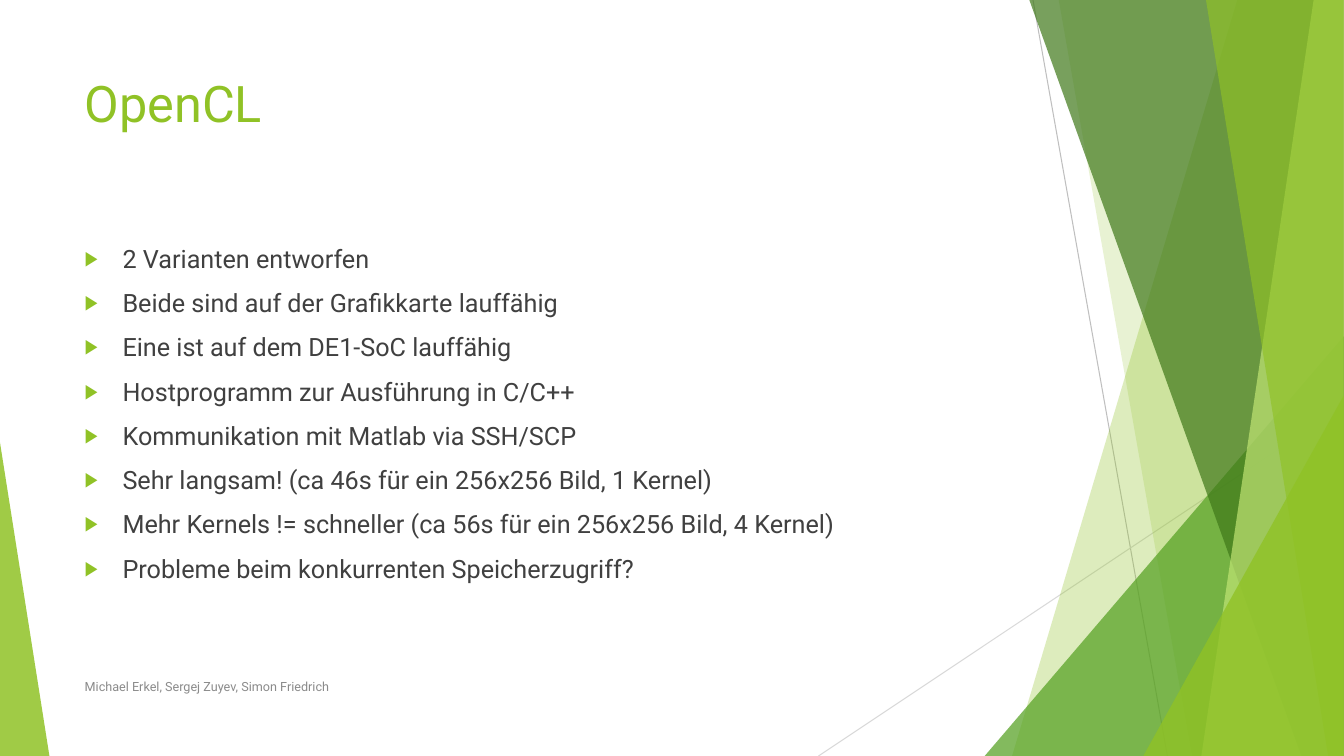
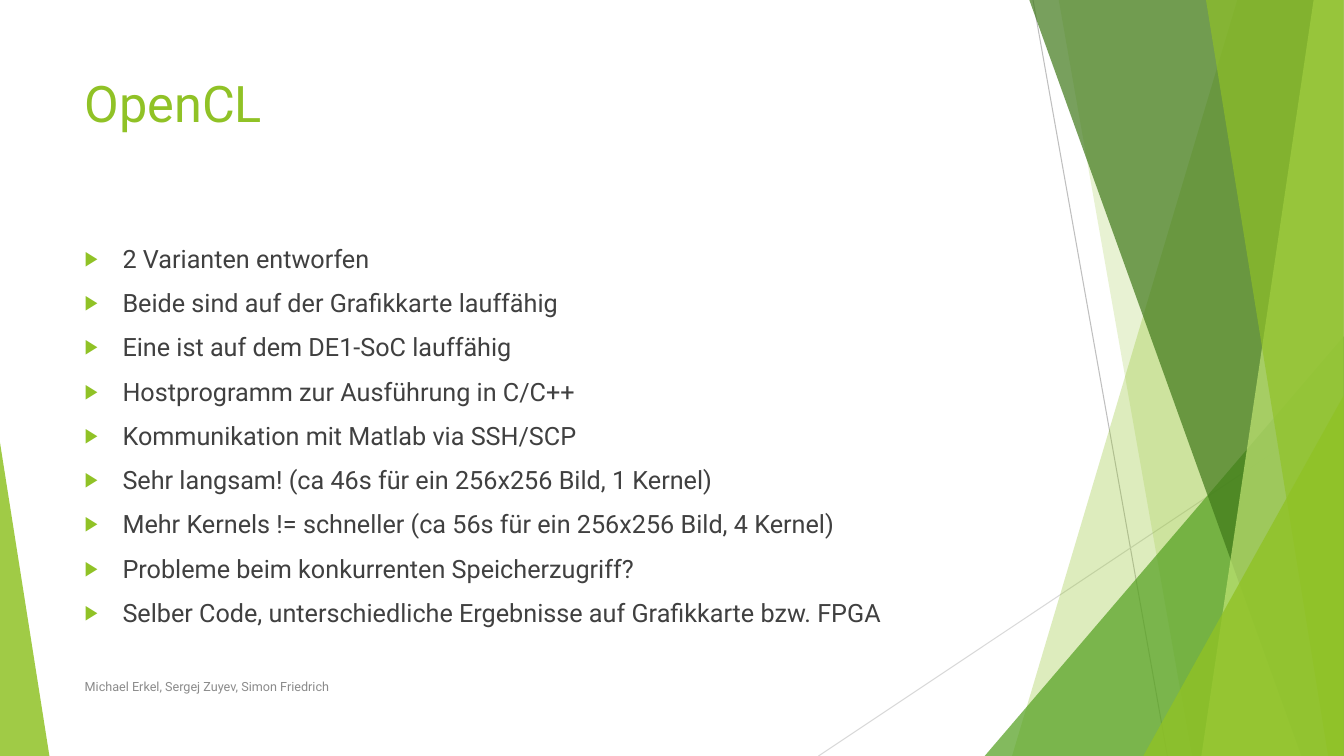
Before and after one commit to zz-systems/projektmanagement-ss-2016, a slide deck: slide 6 of Projektdokumente/Team 5a.pptx. Drawn at 1344x756 pixels with LibreOffice and Linux fonts; fonts in the diff are those of the drawing. Boxes give left, top, right and bottom in pixels: in the first picture for what was removed or moved away, otherwise in the second. Text is boxed around its words. In the diff, an @@ line names an element or a change of style, - is before the commit and + after.

```diff
--- a/Projektdokumente/Team 5a.pptx
+++ b/Projektdokumente/Team 5a.pptx
@@ text at [123, 603, 880, 628]: paragraph added @@
+▶ Selber Code, unterschiedliche Ergebnisse auf Grafikkarte bzw. FPGA
```
